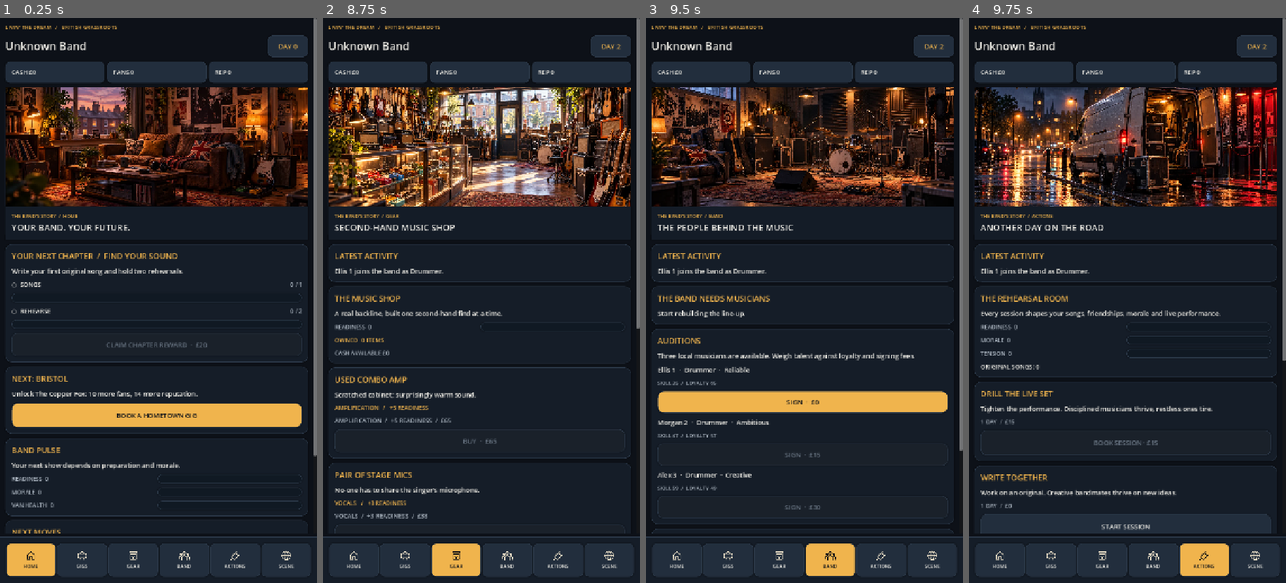
Above: before the commit, frames 1-4 (left to right).
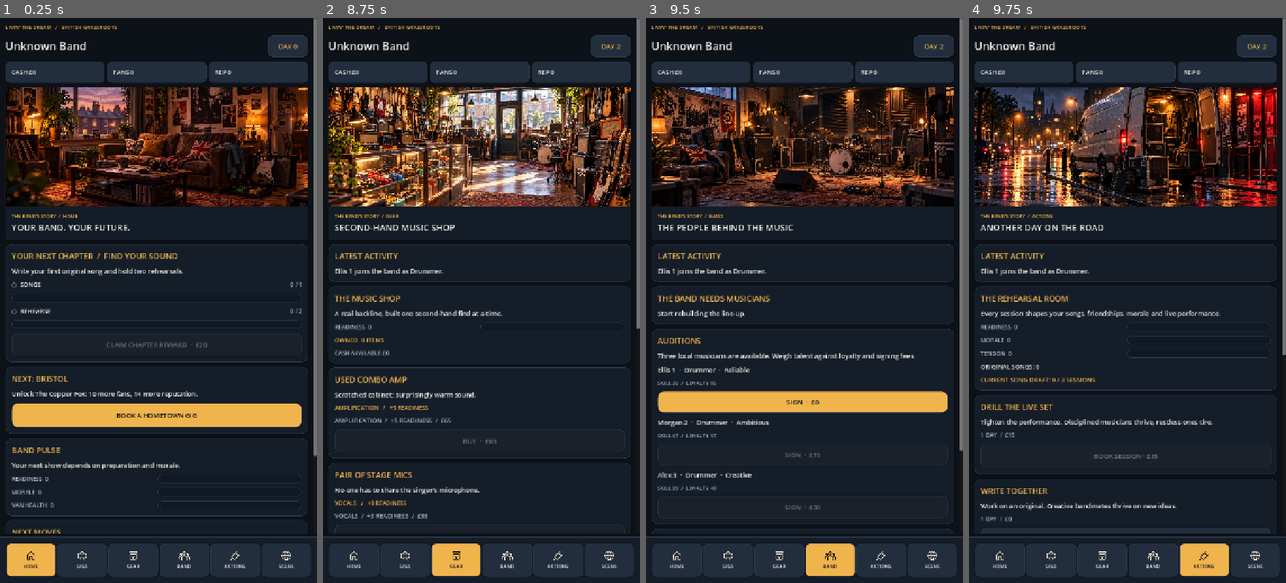
Above: after the commit, the same moments.

Repository: alimuir654-rgb/BandMaster
Game: Godot game, scene res://Scenes/CareerHub.tscn
Two runs of this game, one before a commit and one after it. Both use one fixed random seed, a clock stepped at 60 frames per second and the inputs below. This scene is started directly instead of the project's main scene.
Inputs (mouse positions are in pixels of both pictures, inside the frame that each line leads up to):
- Up to frame 1 (0.25 s): no input
- Up to frame 2 (8.75 s): click "BOOK A HOMETOWN GIG" at 0.5 s; click "GO TO AUDITIONS" at 1.25 s; click "SIGN · £0" at 2 s; click "SIGN · £0" at 2.75 s; click "LOCAL AI: OFF" at 3.5 s; click (354, 560) at 4.27 s; click "BOOK A HOMETOWN GIG" at 5 s; click "GO TO AUDITIONS" at 5.75 s; click (405, 560) at 6.52 s; click "GO TO AUDITIONS" at 7.25 s; click (456, 560) at 8.02 s
- Up to frame 3 (9.5 s): click (829, 560) at 8.77 s
- Up to frame 4 (9.75 s): click (1203, 560) at 9.52 s

Frames 1-3 are identical in both runs. In frame 4, 3.5% of the frame differs, in the area x 1-100%, y 59-91%.
Error before the commit: Invalid access to property or key 'band' on a base object of type 'Dictionary'. (res://Scripts/career_hub.gd:742)
Error after the commit: Invalid access to property or key 'band' on a base object of type 'Dictionary'. (res://Scripts/career_hub.gd:743)

Commit message:
ui: show songwriting draft progress and route quick-write into the authentic rehearsal loop

Diff:
--- a/Scripts/career_hub.gd
+++ b/Scripts/career_hub.gd
@@ -299,7 +299,7 @@
   action.add_theme_font_size_override("font_size",13)
   row.add_child(action)
  book.pressed.connect(func() -> void: _switch("GIGS"))
- write.pressed.connect(func() -> void: _do_action("songwrite"))
+ write.pressed.connect(func() -> void: _switch("ACTIONS"))
  practise.pressed.connect(func() -> void: _switch("ACTIONS"))
 
 func _gigs() -> void:
@@ -607,6 +607,7 @@
    _label(heading,"SHOW DAY — PREPARATION TIME HAS RUN OUT",15,UI.AMBER)
    _action(heading,"GO TO YOUR BOOKED GIG",func() -> void: _switch("GIGS"),true)
  _label(heading,"ORIGINAL SONGS: %d" % _num("songs"),14,UI.WHITE)
+ _label(heading,"CURRENT SONG DRAFT: %d / 3 SESSIONS" % _num("song_draft_progress"),14,UI.AMBER)
  for focus in Practice.FOCUSES:
   var id := str(focus)
   var rule: Dictionary = Practice.FOCUSES[id]
